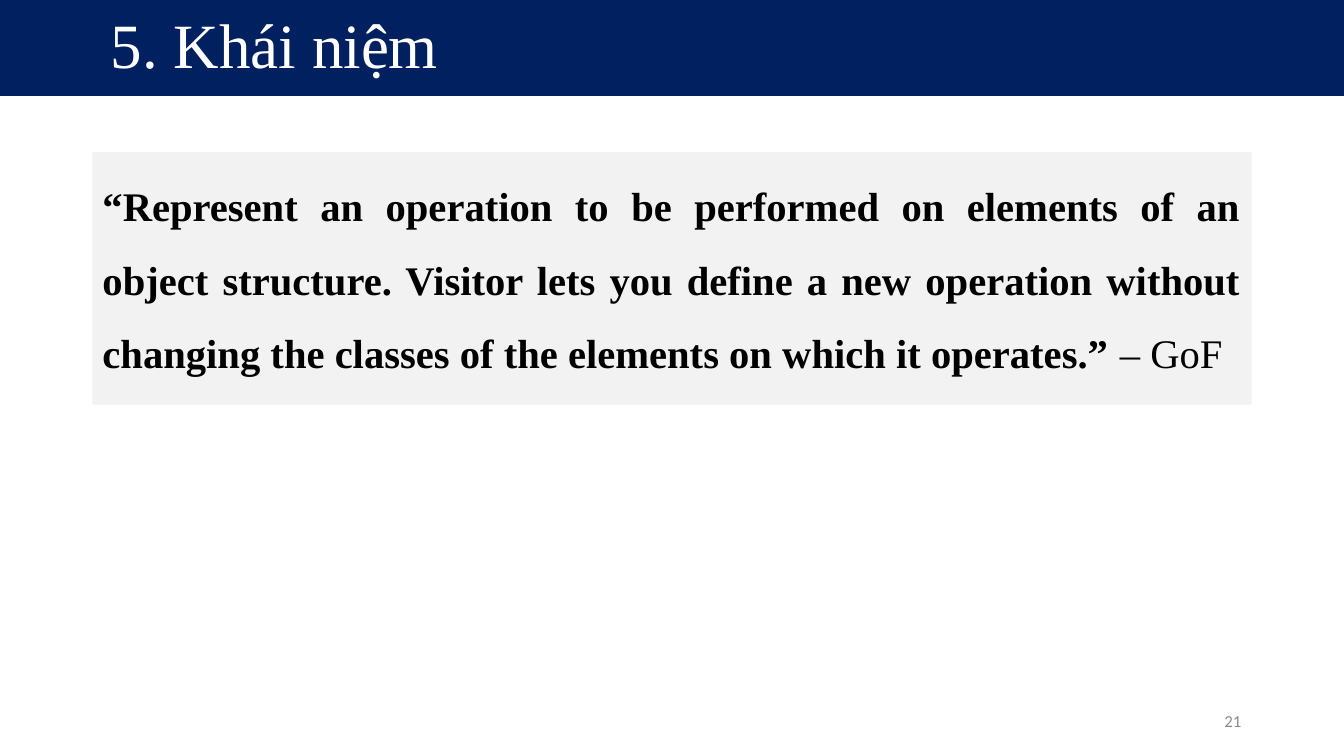
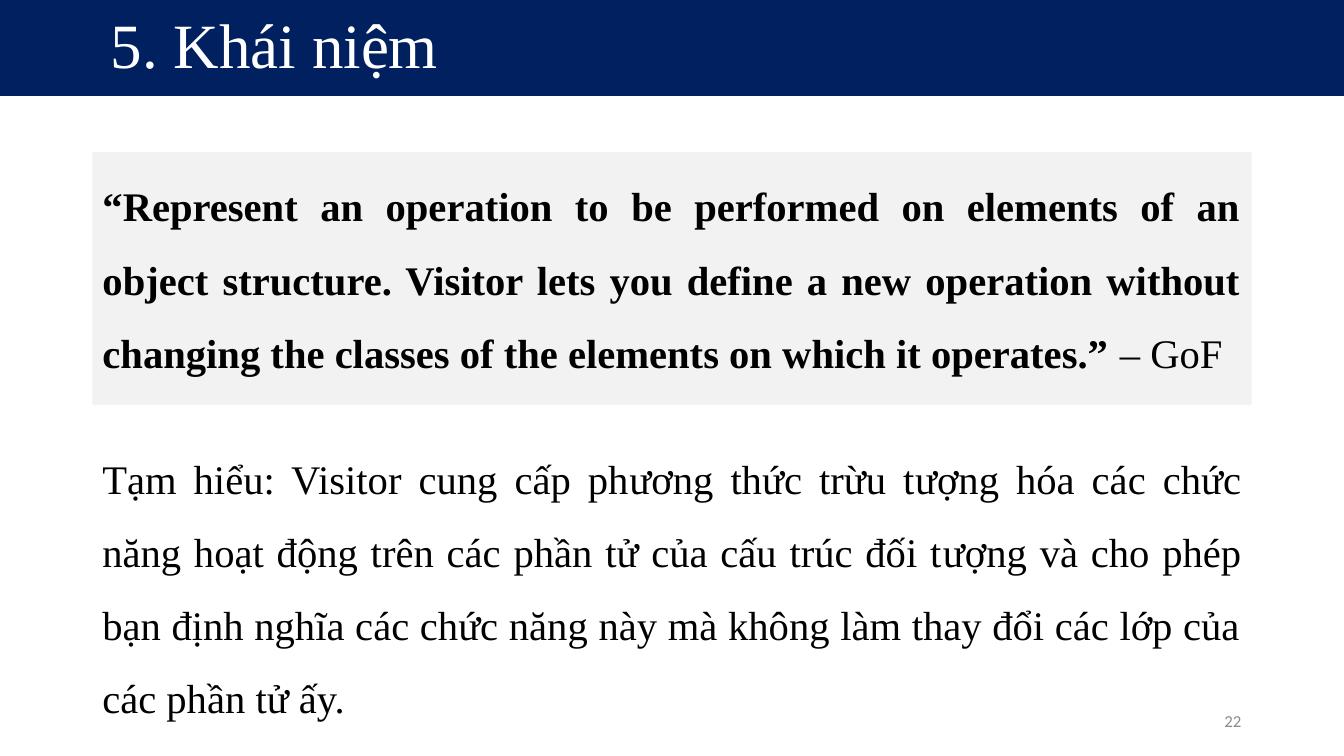
Before and after one commit to kieuconghau/lthdt-18clc1-09, a slide deck: slide 22 of Design Patterns/Design Patterns [Official]/Visitor/Visitor Design Pattern [Official].pptx (slide 21 before the commit). Drawn at 1344x756 pixels with LibreOffice and Linux fonts; fonts in the diff are those of the drawing. Boxes give left, top, right and bottom in pixels: in the first picture for what was removed or moved away, otherwise in the second. Text is boxed around its words. In the diff, an @@ line names an element or a change of style, - is before the commit and + after.

Commit message:
Visitor (remain: 9)

```diff
--- a/Design Patterns/Design Patterns [Official]/Visitor/Visitor Design Pattern [Official].pptx
+++ b/Design Patterns/Design Patterns [Official]/Visitor/Visitor Design Pattern [Official].pptx
@@ text added at [102, 464, 1241, 721], 29 pt, text #000000 @@
+Tạm hiểu: Visitor cung cấp phương thức trừu tượng hóa các chức năng hoạt động trên các phần tử của cấu trúc đối tượng và cho phép bạn định nghĩa các chức năng này mà không làm thay đổi các lớp của các phần tử ấy.
@@ page number at [1224, 716, 1241, 727]: text changed @@
-21
+22
```
Also in this commit, not shown: 12 other slides changed, 4 slides added, 3 slides removed, 3 other files.
